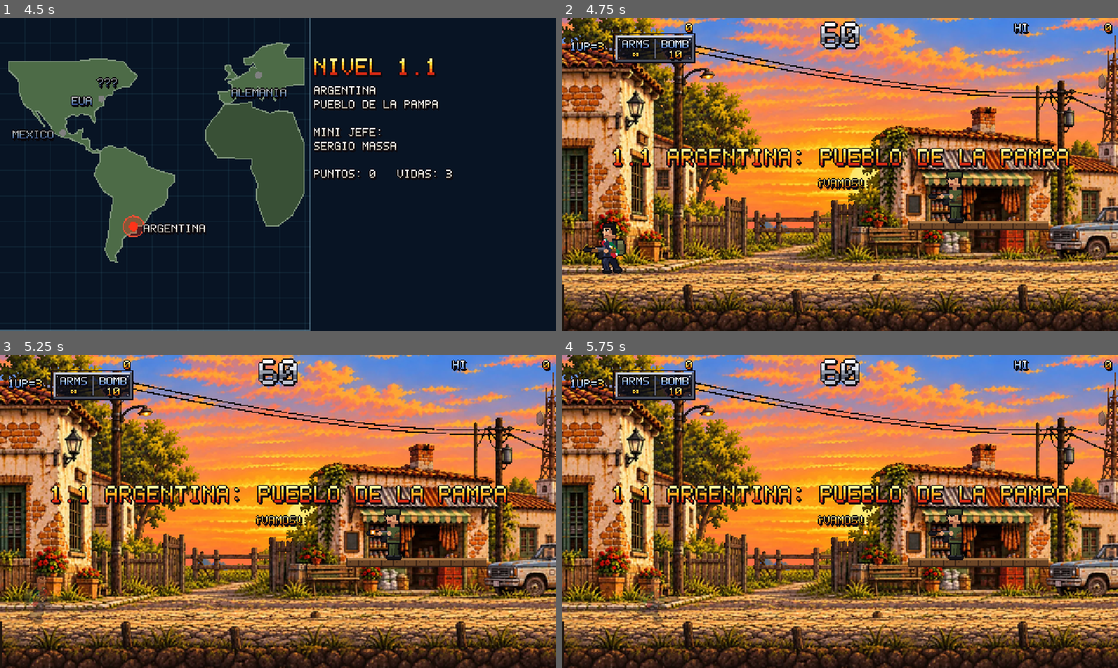
Above: before the commit, frames 1-4 (two rows, left to right).
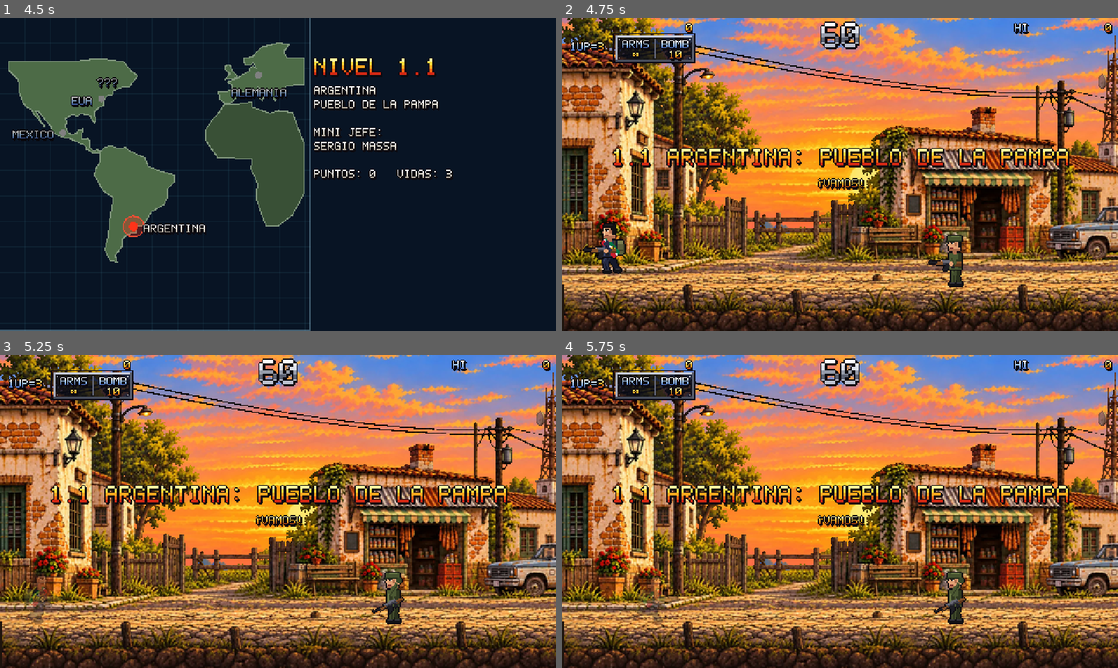
Above: after the commit, the same moments.

Repository: revtiger/Contra-Typebeat
Game: Godot game, scene res://scenes/intro.tscn
Two runs of this game, one before a commit and one after it. Both use one fixed random seed, a clock stepped at 60 frames per second and the inputs below.
Inputs:
- Up to frame 1 (4.5 s): tap Enter (restart) at 0.5, 3.5, 4.25 s; hold Right (right) 0.53-2.03 s; tap C (grenade) at 0.6 s; tap Z (jump) at 0.77, 1.52, 3.02, 3.77 s; tap X (shoot) at 1.35 s; hold Left (left) 2.03-2.78 s; tap Space at 2.1 s; hold Right (right) 2.78-4.28 s; tap K at 2.85 s; tap J at 3.6 s; hold Left (left) from 4.28 s (still down); tap L at 4.35 s
- Up to frame 2 (4.75 s): keep holding Left (left); tap Z (jump) at 4.52 s
- Up to frame 3 (5.25 s): release Left (left) at 5.03 s; hold Right (right) from 5.03 s (still down); tap R at 5.1 s
- Up to frame 4 (5.75 s): keep holding Right (right)

Frame 1 is identical in both runs. In frame 2, 1.6% of the frame differs, in the area x 62-88%, y 48-86%; in frame 3, 1.6%; in frame 4, 1.6%.

Commit message:
Fase 1.1: calle llana sin tablones flotantes ni fosos
El pueblo tiene su propia plantilla de terreno (los francotiradores y torretas pasan al suelo)
para que no tapen las casas. Pedido de Eduardo.

Co-Authored-By: Claude Opus 5.5 <noreply@anthropic.com>

Diff:
--- a/scripts/background.gd
+++ b/scripts/background.gd
@@ -6,7 +6,7 @@
 ## Nieve (Alemania): sky, alps, pines, ice y snowfall (copos delante, fijos en pantalla).
 ## Base secreta (ONU): sky, vault (muro con emblemas y pantallas), machines (servidores y carteles), abyss.
 ## Pueblo de la pampa (1.1): pueblo (cielo del atardecer y pampa de Eduardo, bg_pueblo.png), casas (tramos del
-## pueblo uno tras otro, pueblo_tramo_NN.png, a la misma velocidad que el suelo) y water (zanja).
+## pueblo uno tras otro, pueblo_tramo_NN.png, a la misma velocidad que el suelo). Sin fosos.
 ## country (ar, mx, us, de, un) elige la bandera que ondea y los lemas de los carteles.
 ## Con screen_scroll = true el fondo se desplaza solo (menú e intro, sin cámara).
 
@@ -204,13 +204,6 @@
 				draw_texture(tex, Vector2(x, 0))
 				x += tex.get_width()
 		"water":
-			if theme == "pueblo":
-				# zanja de agua turbia
-				draw_rect(Rect2(-60, 246, WIDTH, 30), Color(0.32, 0.24, 0.14))
-				for i in int(WIDTH / 16.0):
-					var wx := -60 + i * 16 + sin(t * 2.0 + i) * 3.0
-					draw_line(Vector2(wx, 249), Vector2(wx + 7, 249), Color(0.7, 0.55, 0.3), 1)
-				return
 			draw_rect(Rect2(-60, 246, WIDTH, 30), Color(0.1, 0.35, 0.7))
 			for i in int(WIDTH / 16.0):
 				var wx := -60 + i * 16 + sin(t * 2.0 + i) * 3.0
--- a/scripts/level.gd
+++ b/scripts/level.gd
@@ -84,7 +84,7 @@
 	elif theme == "base":
 		layers = [["vault", 0.85, -9], ["machines", 0.55, -8], ["abyss", 0.0, -5]]
 	elif theme == "pueblo":
-		layers = [["pueblo", 0.0, -9], ["casas", 0.0, -8], ["water", 0.0, -5]]
+		layers = [["pueblo", 0.0, -9], ["casas", 0.0, -8]]
 	for k in layers:
 		var bg := Background.new()
 		bg.kind = k[0]
--- a/scripts/levels.gd
+++ b/scripts/levels.gd
@@ -50,6 +50,17 @@
 const MUSIC := {"pueblo": "level", "jungle": "level", "desert": "desert", "city": "city", "snow": "level", "base": "city"}
 
 const TEMPLATES := {
+	# Pueblo de la pampa (1.1): calle llana, sin fosos ni tablones, para que se vean bien las casas
+	"pueblo": {
+		"ground": [[0, END, 230]],
+		"platforms": [],
+		"entities": [
+			["sniper", 340, 230], ["turret", 700, 230], ["capsule", 900, 60, "H"], ["sniper", 1130, 230],
+			["grenadier", 1180, 230], ["turret", 1320, 230], ["sniper", 1500, 230], ["sniper", 1620, 230],
+			["capsule", 1700, 60, "B"], ["turret", 1800, 230], ["grenadier", 2050, 230], ["sniper", 2150, 230],
+			["turret", 2300, 230], ["capsule", 2300, 60, "S"], ["grenadier", 2400, 230],
+		],
+	},
 	"jungle": {
 		"ground": [[0, 900, 230], [948, 1500, 230], [1500, 1900, 200], [1948, 2400, 230], [2448, END, 230]],
 		"platforms": [
@@ -120,9 +131,6 @@
 	},
 }
 
-## Temas que reaprovechan el trazado de otra plantilla (solo cambia el dibujo)
-const LAYOUT := {"pueblo": "jungle"}
-
 static var LIST := _build()
 
 
@@ -132,7 +140,7 @@
 		var z: Dictionary = ZONES[zi]
 		for pi in 3:
 			var ph: Array = z["phases"][pi]
-			var tpl: Dictionary = TEMPLATES[LAYOUT.get(ph[1], ph[1])]
+			var tpl: Dictionary = TEMPLATES[ph[1]]
 			var boss_id: String = ph[2]
 			var entities: Array = _vary(tpl["entities"], zi + pi)
 			var role := "final" if pi == 2 else "mini"
--- a/scripts/terrain.gd
+++ b/scripts/terrain.gd
@@ -61,16 +61,8 @@
 
 
 ## Pueblo de la pampa: calle de adoquines con tierra y pasto (tira de ground_pueblo.png, sacada de
-## las ilustraciones); los puentes son tablones de madera vieja.
+## las ilustraciones). El pueblo no tiene tablones ni fosos.
 func _draw_pueblo() -> void:
-	if one_way:
-		draw_rect(Rect2(Vector2.ZERO, size), Color(0.42, 0.27, 0.15))
-		for x in range(0, int(size.x), 10):
-			draw_line(Vector2(x, 0), Vector2(x, size.y), Color(0.24, 0.15, 0.09))
-			draw_rect(Rect2(x + 2, 3, 1, 1), Color(0.2, 0.12, 0.08))
-		draw_rect(Rect2(0, 0, size.x, 2), Color(0.66, 0.46, 0.26))
-		draw_rect(Rect2(0, size.y - 1, size.x, 1), Color(0.2, 0.12, 0.08))
-		return
 	var tw := float(PUEBLO_GROUND.get_width())
 	var th := float(PUEBLO_GROUND.get_height())
 	draw_rect(Rect2(Vector2.ZERO, size), Color(0.17, 0.11, 0.07))
